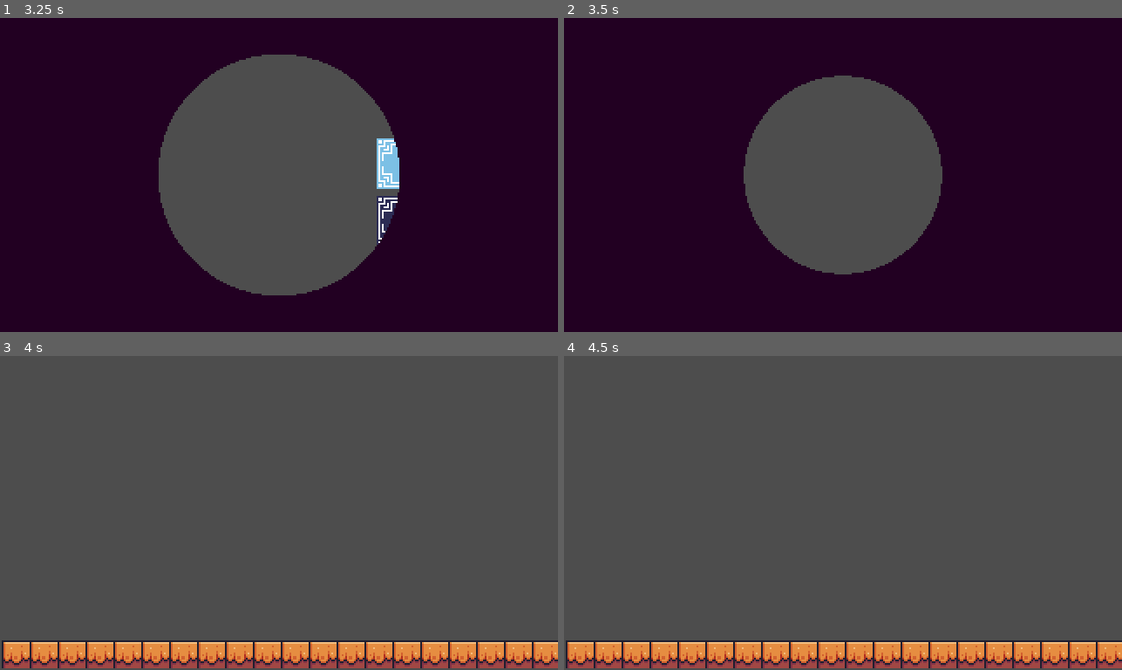
Above: before the commit, frames 1-4 (two rows, left to right).
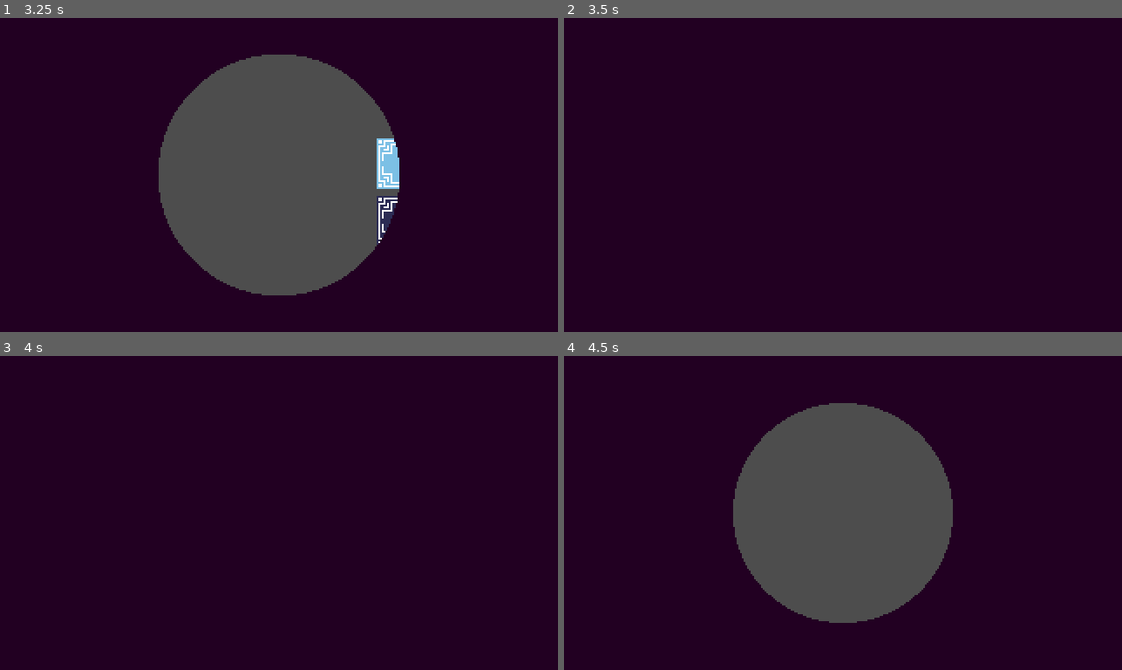
Above: after the commit, the same moments.

Repository: DfindWox/TGD-Wild-Jam-67
Game: Godot game, scene res://Scenes/title.tscn
The game is run twice, just before and just after one commit, with the same random seed, the same clock (stepped at 60 frames per second) and the same inputs. This scene is started directly instead of the project's main scene.
Inputs (mouse positions are in pixels of both pictures, inside the frame that each line leads up to):
- Up to frame 1 (3.25 s): click "Start" at 0.5 s; click "Start" at 1.25 s; click "Credits" at 2 s; tap Enter at 2.75 s; move the mouse to (401, 159) at 2.77 s; hold Right (ui_right) from 2.78 s (still down); tap Space (attack) at 2.85 s; tap Up (ui_up) at 3.02 s
- Up to frame 2 (3.5 s): keep holding Right (ui_right)
- Up to frame 3 (4 s): keep holding Right (ui_right); move the mouse to (167, 528) at 3.52 s; tap Z (take_over) at 3.6 s; tap Up (ui_up) at 3.77 s
- Up to frame 4 (4.5 s): tap Space (attack) at 4.25, 4.35 s; move the mouse to (898, 443) at 4.27 s; release Right (ui_right) at 4.28 s; hold Left (ui_left) from 4.28 s (still down)

Frame 1 is identical in both runs. In frame 2, 18% of the frame differs, in the area x 32-68%, y 18-82%; in frame 3, 100%, in the area x 0-100%, y 0-100%; in frame 4, 78%.
Error before the commit: Cannot call method 'change_scene_to_file' on a null value. (res://Scenes/title.gd:15)
Error after the commit: Cannot call method 'change_scene_to_file' on a null value. (res://Scenes/title.gd:18)

Commit message:
musica no titulo

Diff:
--- a/Scenes/title.gd
+++ b/Scenes/title.gd
@@ -2,6 +2,7 @@
 
 func _ready():
 	# stuff before fade
+	AudioManager.play_music("1-stargazing_0.mp3")
 	await Fade.fade_in(0.2)
 	# stuff after fade
 	print("hello world")
@@ -12,6 +13,8 @@
 
 func _on_btn_start_pressed():
 	await Fade.fade_out()
+	AudioManager.stop_music()
+	await get_tree().create_timer(1.0).timeout
 	get_tree().change_scene_to_file("res://Scenes/main.tscn")
 	await Fade.fade_in()
 
Not shown, added: Assets/Music/1-stargazing_0.mp3.import
Not shown, added: Assets/Music/2-garden_0.mp3.import
Not shown, added: Assets/Music/creditos.txt
Not shown, removed: Assets/Music/musica vai aqui.txt
Not shown, added: Assets/Music/1-stargazing_0.mp3
Not shown, added: Assets/Music/2-garden_0.mp3
